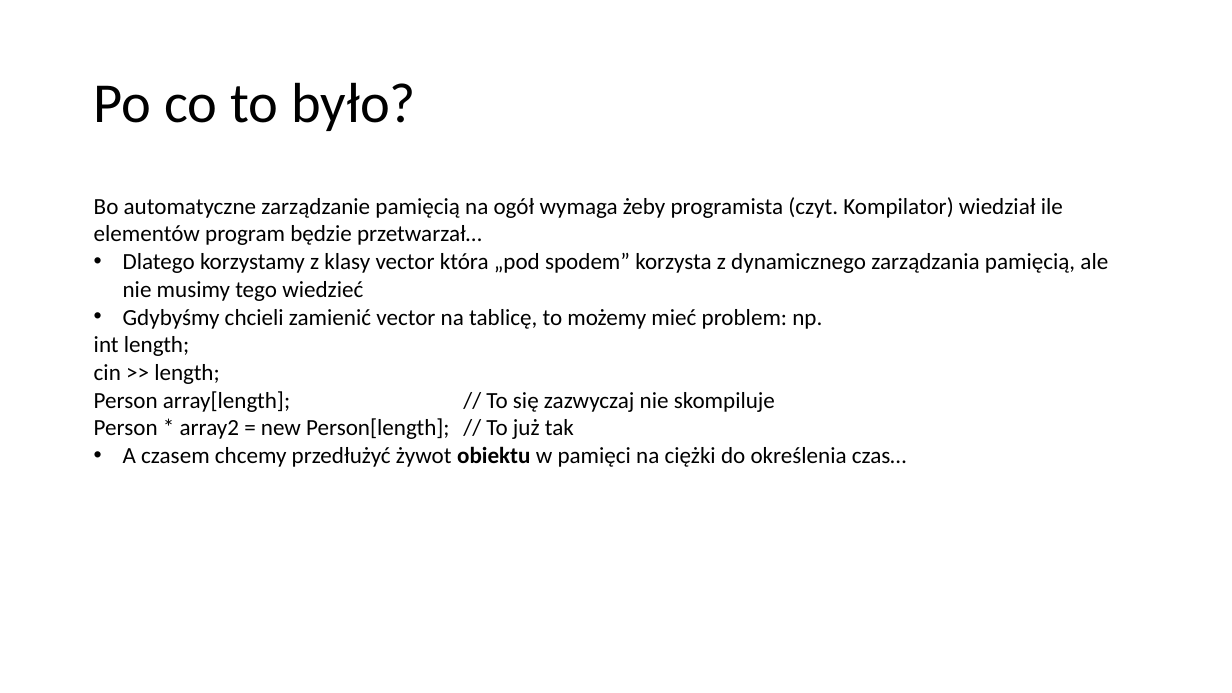
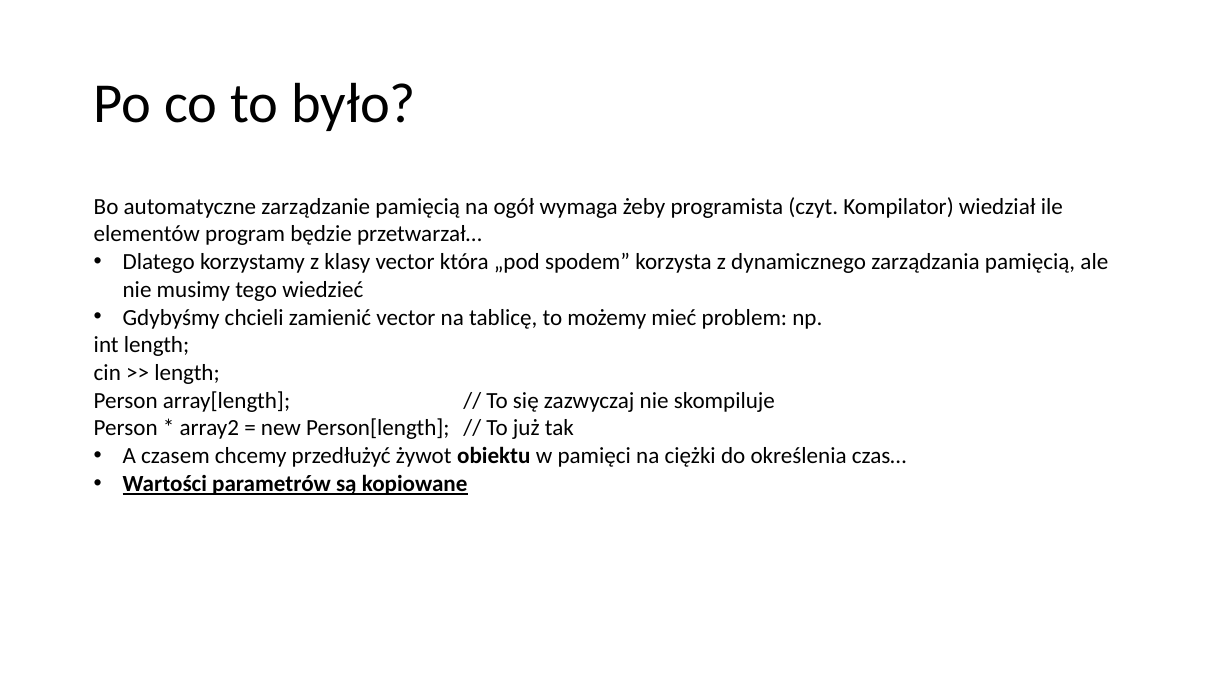
Before and after one commit to mpenarprz/RandomUtils, a slide deck: slide 22 of Short Talks/Random - Allocation C&CPP/Allocation.pptx. Drawn at 1232x693 pixels with LibreOffice and Linux fonts; fonts in the diff are those of the drawing. Boxes give left, top, right and bottom in pixels: in the first picture for what was removed or moved away, otherwise in the second. Text is boxed around its words. In the diff, an @@ line names an element or a change of style, - is before the commit and + after.

Commit message:
Pres

```diff
--- a/Short Talks/Random - Allocation C&CPP/Allocation.pptx
+++ b/Short Talks/Random - Allocation C&CPP/Allocation.pptx
@@ text at (123, 474, 468, 495): paragraph added @@
+• Wartości parametrów są kopiowane
```
